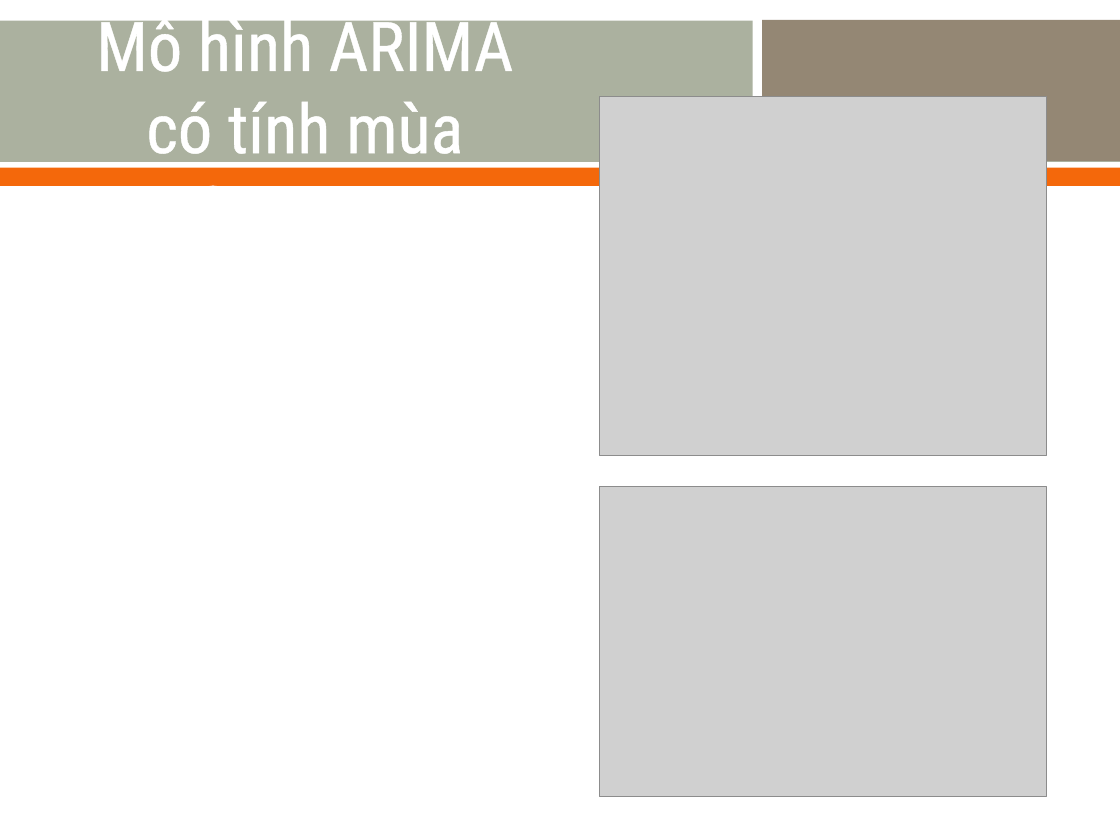
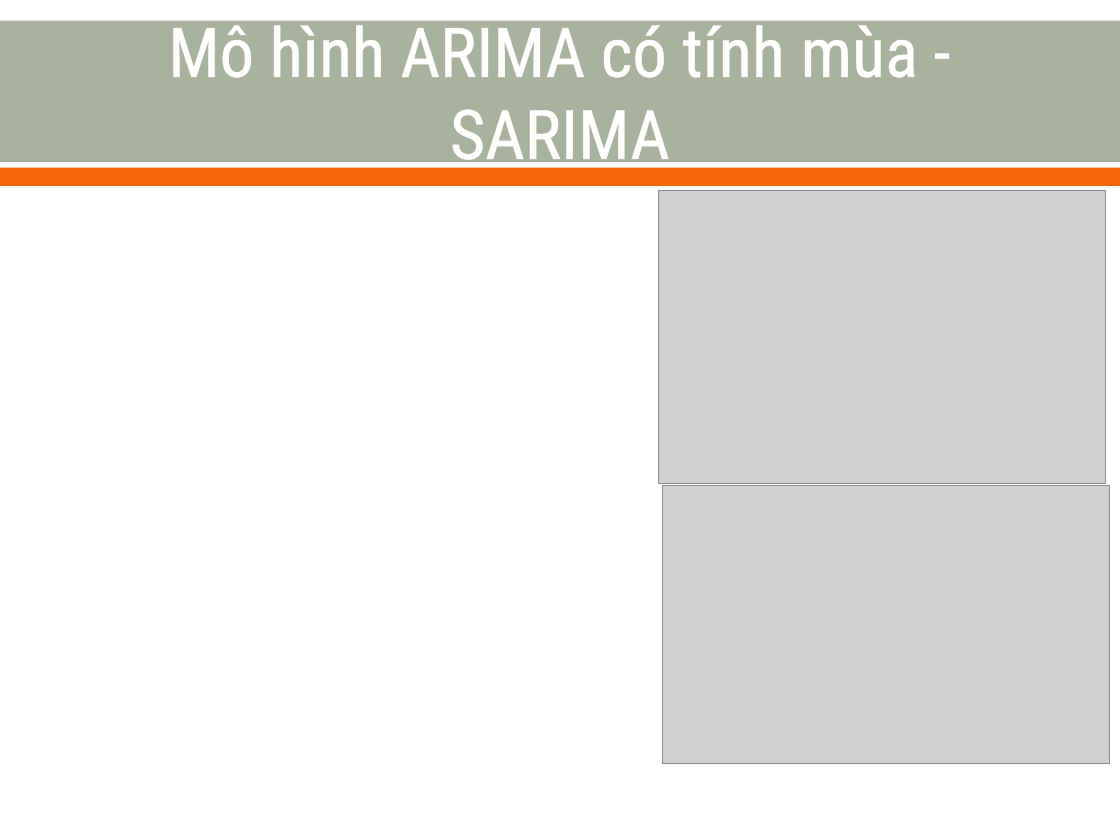
Before and after one commit to nvtthai/forecast-time-series, a slide deck: slide 19 of Report/Presentation.ppt. Drawn at 1120x840 pixels with LibreOffice and Linux fonts; fonts in the diff are those of the drawing; grey boxes stand for pictures. Boxes give left, top, right and bottom in pixels: in the first picture for what was removed or moved away, otherwise in the second. Text is boxed around its words. In the diff, an @@ line names an element or a change of style, - is before the commit and + after.

```diff
--- a/Report/Presentation.ppt
+++ b/Report/Presentation.ppt
@@ title at (x1=168, y1=14, x2=918, y2=174): text changed @@
-Mô hình ARIMA có tính mùa SARIMA
+Mô hình ARIMA có tính mùa - SARIMA
@@ rectangle removed at (x1=753, y1=17, x2=762, y2=166) @@
@@ rectangle removed at (x1=756, y1=20, x2=1120, y2=161) @@
@@ picture resized from (x1=599, y1=96, x2=1046, y2=456) to (x1=659, y1=190, x2=1105, y2=483) @@
@@ picture resized from (x1=599, y1=486, x2=1046, y2=796) to (x1=663, y1=485, x2=1110, y2=764) @@
```
Also in this commit, not shown: 17 other slides changed, 3 slides added, 1 slide removed.
